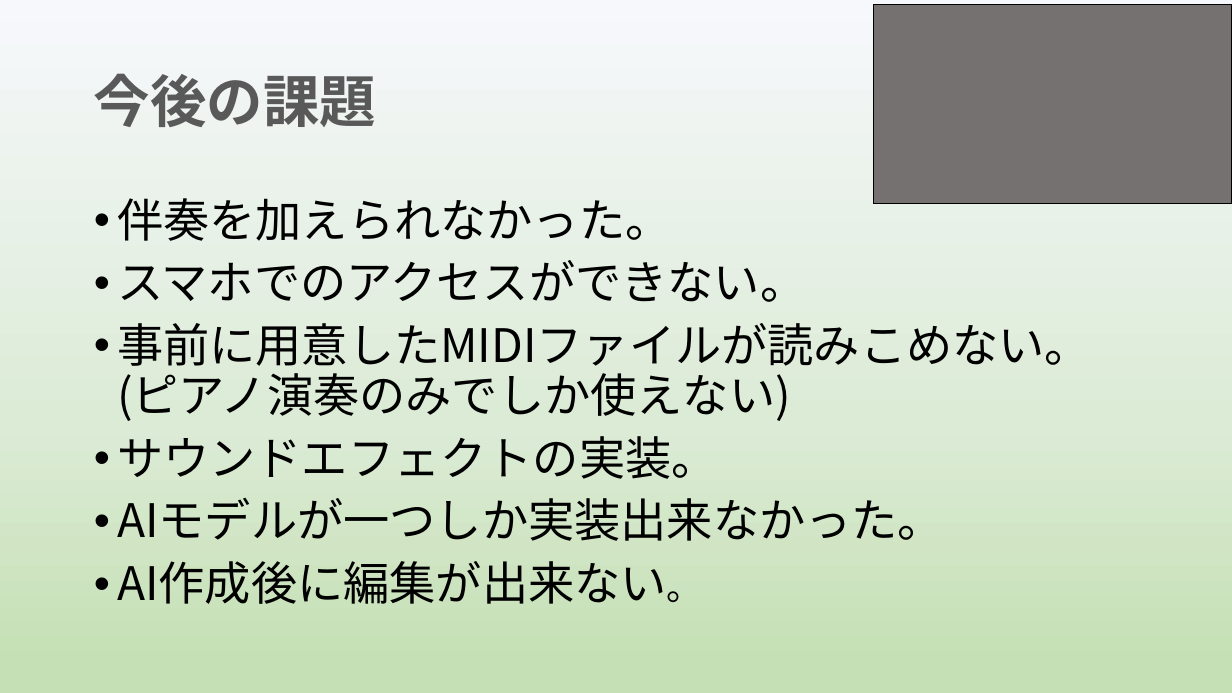
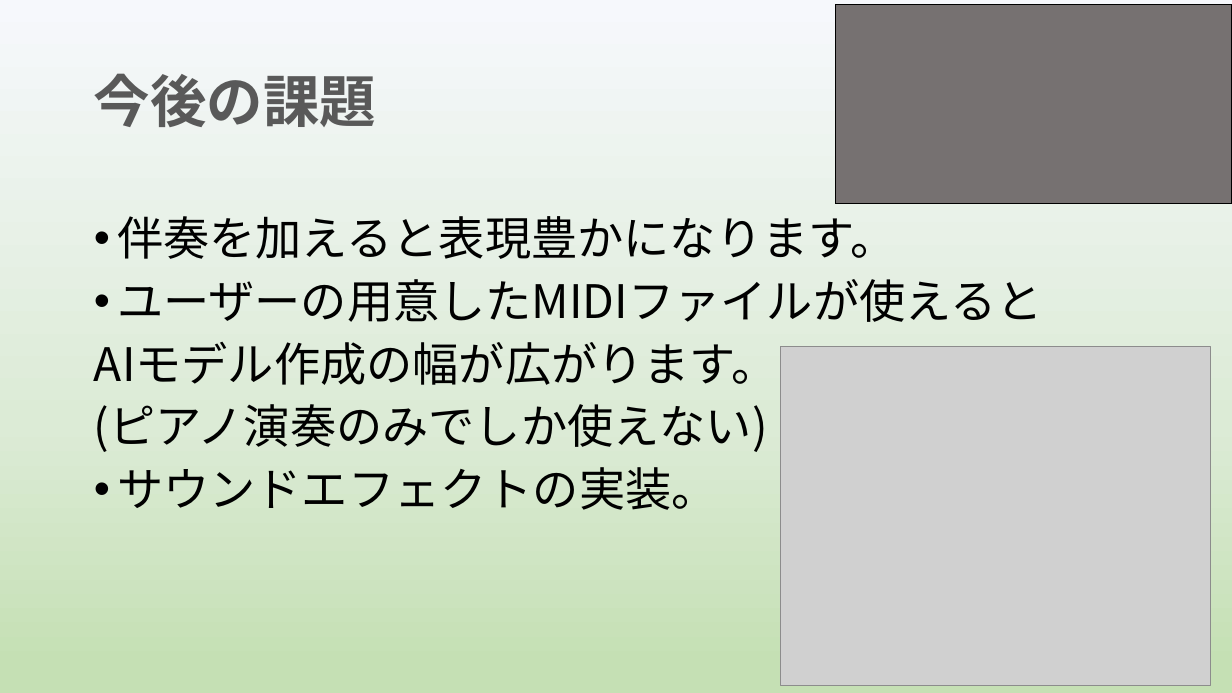
Before and after one commit to yoshitake266/bitComposer_prj, a slide deck: slide 11 of presentation/graduation/bit Composer3 .pptx (slide 12 before the commit). Drawn at 1232x693 pixels with LibreOffice and Linux fonts; fonts in the diff are those of the drawing; grey boxes stand for pictures. Boxes give left, top, right and bottom in pixels: in the first picture for what was removed or moved away, otherwise in the second. Text is boxed around its words. In the diff, an @@ line names an element or a change of style, - is before the commit and + after.

```diff
--- a/presentation/graduation/bit Composer3 .pptx
+++ b/presentation/graduation/bit Composer3 .pptx
@@ rectangle resized from (x1=873, y1=5, x2=1232, y2=203) to (x1=836, y1=5, x2=1232, y2=203) @@
@@ text "伴奏を加えると表現豊かになります。" moved from (x1=117, y1=198, x2=1091, y2=604) to (x1=94, y1=216, x2=1043, y2=510) @@
@@ text at (x1=94, y1=216, x2=1043, y2=452): text changed @@
-• 伴奏を加えられなかった。
-• スマホでのアクセスができない。
-• 事前に用意したMIDIファイルが読みこめない。(ピアノ演奏のみでしか使えない)
+• 伴奏を加えると表現豊かになります。
+• ユーザーの用意したMIDIファイルが使えると
+AIモデル作成の幅が広がります。
+(ピアノ演奏のみでしか使えない)
@@ picture added at (x1=780, y1=347, x2=1211, y2=686) @@
@@ text at (x1=117, y1=498, x2=944, y2=604): paragraphs removed @@
-• AIモデルが一つしか実装出来なかった。
-• AI作成後に編集が出来ない。
```
Also in this commit, not shown: 10 other slides changed, 2 slides added, 1 slide removed.
